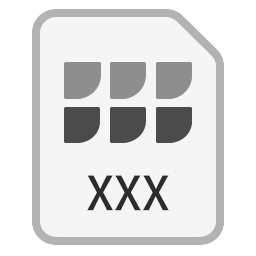
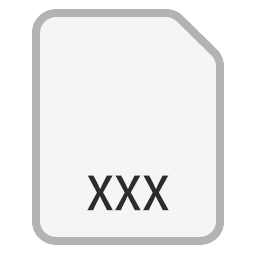
Two versions of the same layered image (256 × 256). Layer-by-layer changes:
added group "Icon" with 24 layers above "File Type" over (x1=64, y1=62, x2=192, y2=143)
added group "Default" (1st of 2, in "Icon") with 19 layers in group "Icon" over (x1=64, y1=62, x2=192, y2=143)
hid "Color" (1st of 2, in "Icon" › "Default"), moved it into group "Default" over (x1=64, y1=62, x2=192, y2=143)
added group "Color" (2nd of 2, in "Icon") with 3 layers in group "Icon" over (x1=64, y1=62, x2=192, y2=143)
added group "Backgrounds" with 2 layers over (x1=64, y1=62, x2=192, y2=143)
renamed "BG" to "Default", moved it into group "Backgrounds" over (x1=64, y1=62, x2=192, y2=143)